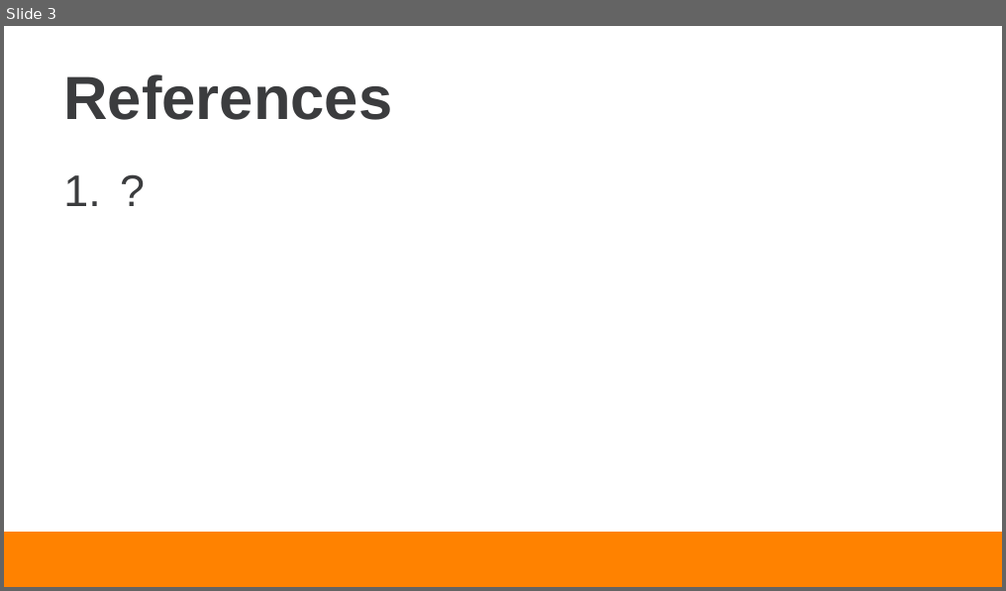
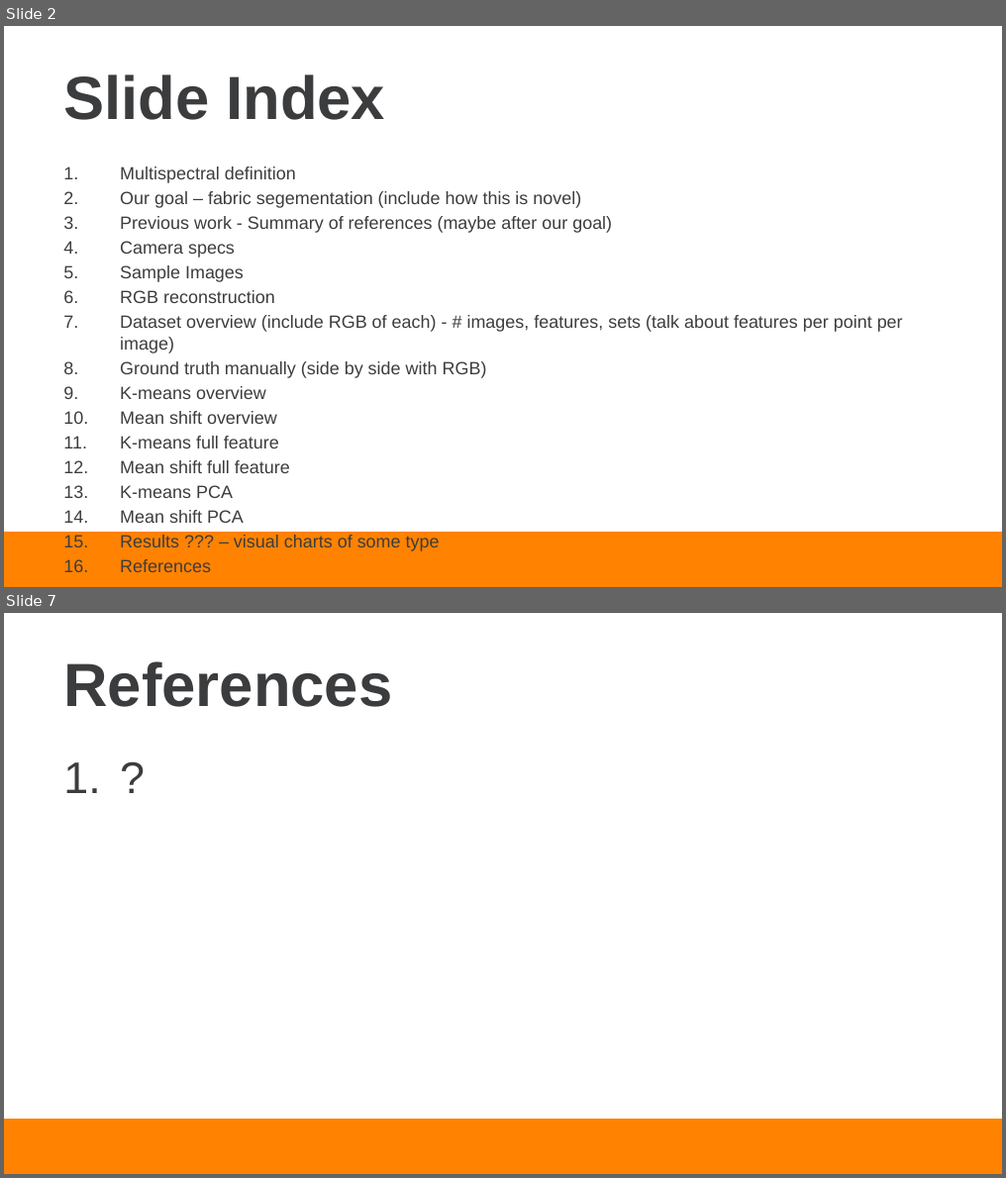
Before and after one commit to dcc3/ECE491_Final_Project, a slide deck: Documentation/Cornett_Leach_Presentation.pptx. Shown one above the other, each under a label of ours: slide 3 before the commit, slides 2 and 7 after it; the slides between them are not shown. The pictures are 1006x591 and 1006x1178 pixels, drawn with LibreOffice and Linux fonts; fonts in the diff are those of the drawing; background and template pictures are left out. Boxes give left, top, right and bottom in pixels: in the first picture for what was removed or moved away, otherwise in the second. Text is boxed around its words. In the diff, an @@ line names an element or a change of style, - is before the commit and + after.

```diff
--- a/Documentation/Cornett_Leach_Presentation.pptx
+++ b/Documentation/Cornett_Leach_Presentation.pptx
@@ slide 2 added at [4,26,1002,587], background #FFFFFF; not listed: 1 template element that a slide beside it also shows @@
@@ title added at [63,75,385,120], 44 pt, text #3B3C3E, bold @@
+Slide Index
@@ text added at [120,167,903,523], 12.8 pt, text #3B3C3E @@
+1. Multispectral definition
+2. Our goal – fabric segementation (include how this is novel)
+3. Previous work - Summary of references (maybe after our goal)
+4. Camera specs
+5. Sample Images
+6. RGB reconstruction
+7. Dataset overview (include RGB of each) - # images, features, sets (talk about features per point per image)
+8. Ground truth manually (side by side with RGB)
+9. K-means overview
+10. Mean shift overview
+11. K-means full feature
+12. Mean shift full feature
+13. K-means PCA
+14. Mean shift PCA
+15. Results ??? – visual charts of some type
+16. References
@@ what was slide 3 is now slide 7 @@
```
Also in this commit, not shown: 2 slides changed, 3 other slides added, 2 other files.
